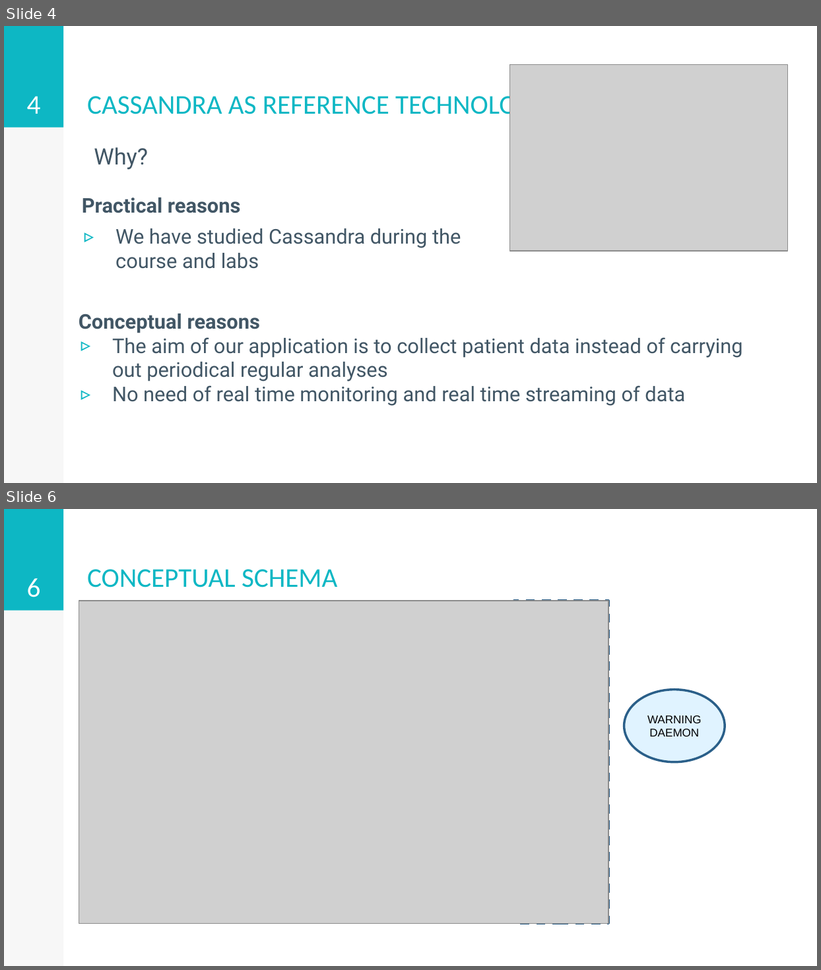
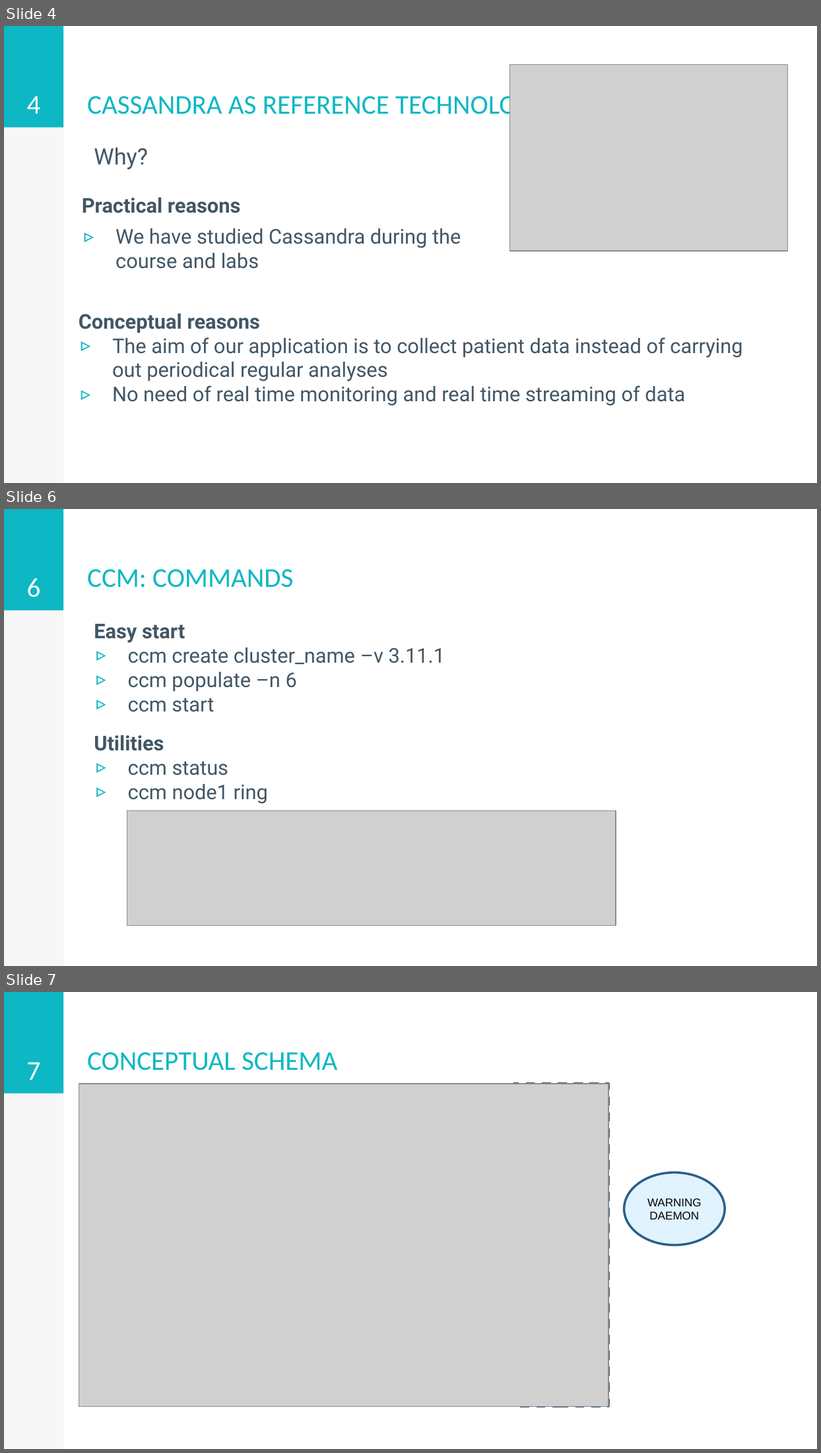
Before and after one commit to stefano-rebora/ADM_Project_2017-2018, a slide deck: documents/project_presentation.pptx. Shown one above the other, each under a label of ours: slides 4 and 6 before the commit, slides 4, 6 and 7 after it; the slides between them are not shown. The pictures are 821x970 and 821x1453 pixels, drawn with LibreOffice and Linux fonts; fonts in the diff are those of the drawing; grey boxes stand for pictures. Boxes give left, top, right and bottom in pixels: in the first picture for what was removed or moved away, otherwise in the second. Text is boxed around its words. In the diff, an @@ line names an element or a change of style, - is before the commit and + after.

```diff
--- a/documents/project_presentation.pptx
+++ b/documents/project_presentation.pptx
@@ slide 6 added at (x1=4, y1=509, x2=817, y2=966), background #FFFFFF; not listed: 2 template elements that a slide beside it also shows @@
@@ page number added at (x1=27, y1=578, x2=41, y2=597), 24 pt, text #FFFFFF @@
+6
@@ title added at (x1=87, y1=569, x2=293, y2=588), 24 pt, text #0DB7C4 @@
+CCM: COMMANDS
@@ text added at (x1=94, y1=624, x2=445, y2=712), 18 pt, text #415665 @@
+Easy start
+▹ ccm create cluster_name –v 3.11.1
+▹ ccm populate –n 6
+▹ ccm start
@@ text added at (x1=94, y1=735, x2=268, y2=804), 18 pt, text #415665 @@
+Utilities
+▹ ccm status
+▹ ccm node1 ring
@@ picture added at (x1=127, y1=811, x2=616, y2=926) @@
@@ what was slide 6 is now slide 7 @@
@@ page number at (x1=27, y1=1062, x2=41, y2=1080): text changed @@
-6
+7
```
Also in this commit, not shown: 13 slides changed, 3 other slides added, 1 slide removed.
